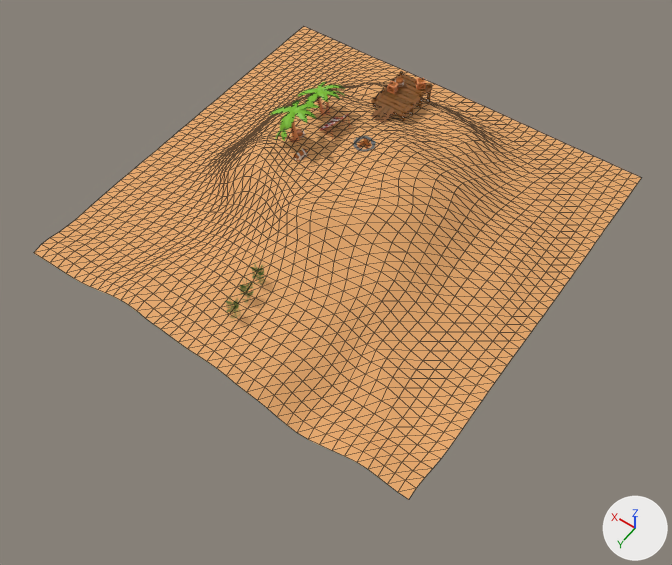
Renders of the glTF model three-website/public/island.glb from each side of a commit.
Both versions are drawn from a 50 mm camera at (-9.34, 13.54, 17.21) aimed at (-1.42, 2.45, -0.22). The axes (+X, +Y, +Z) are drawn at lower right. The lights are the same throughout. Mesh edges are drawn as thin lines on the coarser meshes. Where no turn or scale is listed for an object, it has been applied to the vertices.

Script lines for the objects in view, before the commit:
```python
me_grid = bpy.data.meshes.new('Grid')
me_grid.from_pydata(...)  # 1681 vertices, 3200 faces; spans x -5.71..5.71, y -5.71..5.86, z -0.75..1.24
me_grid.materials.append(mat_sand)  # orange #e7a869
ob_island = bpy.data.objects.new('Island', me_grid)
ob_island.location = (-0.03, -0.03, -0.41)
```
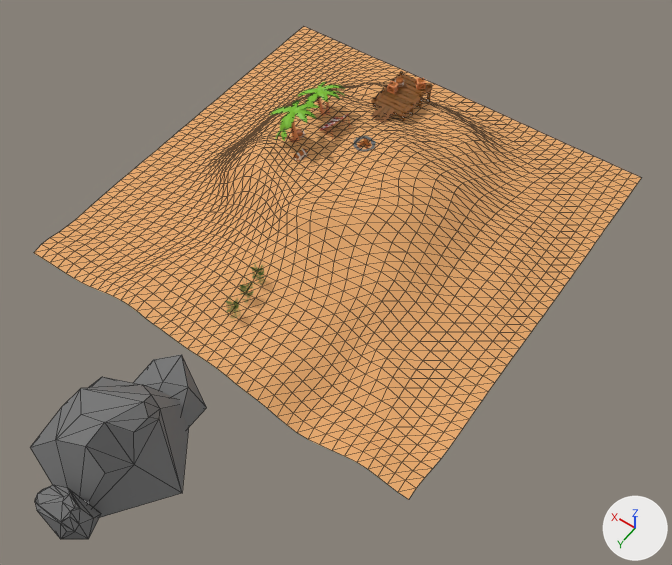
Where the change shows, as pixel boxes (x1, y1, x2, y2) in the pictures (672 x 565 px):
```json
{"object": "Boulder.003", "change": "added", "after": [30, 377, 189, 518]}
{"object": "Boulder.002", "change": "added", "after": [35, 485, 101, 539]}
{"object": "Boulder.001", "change": "added", "after": [134, 355, 206, 428]}
```

The change, as JSON lines over the scene's bpy script:
```json
{"op": "add", "block": "me_icosphere_009", "code": ["me_icosphere_009 = bpy.data.meshes.new('Icosphere.009')", "me_icosphere_009.from_pydata(...)  # 31 vertices, 58 faces; spans x -0.446..0.747, y -0.283..0.58, z -0.534..0.784", "me_icosphere_009.materials.append(mat_rock)  # grey #787878"]}
{"op": "add", "block": "me_icosphere_007", "code": ["me_icosphere_007 = bpy.data.meshes.new('Icosphere.007')", "me_icosphere_007.from_pydata(...)  # 15 vertices, 26 faces; spans x -0.89..0.72, y -0.16..1.55, z -0.87..0.2", "me_icosphere_007.materials.append(mat_rock)  # grey #787878"]}
{"op": "add", "block": "me_icosphere_004", "code": ["me_icosphere_004 = bpy.data.meshes.new('Icosphere.004')", "me_icosphere_004.from_pydata(...)  # 23 vertices, 42 faces; spans x -1.79..1.58, y 0.64..4.18, z -0.92..1.29", "me_icosphere_004.materials.append(mat_rock)  # grey #787878"]}
{"op": "add", "block": "ob_boulder_002", "code": ["ob_boulder_002 = bpy.data.objects.new('Boulder.002', me_icosphere_009)", "ob_boulder_002.location = (-0.55, 10.1, -0.38)"]}
{"op": "add", "block": "ob_boulder_001", "code": ["ob_boulder_001 = bpy.data.objects.new('Boulder.001', me_icosphere_007)", "ob_boulder_001.location = (0.0, 6.46, 0.0)"]}
{"op": "add", "block": "ob_boulder_003", "code": ["ob_boulder_003 = bpy.data.objects.new('Boulder.003', me_icosphere_004)", "ob_boulder_003.location = (0.0, 6.07, 0.0)"]}
```
